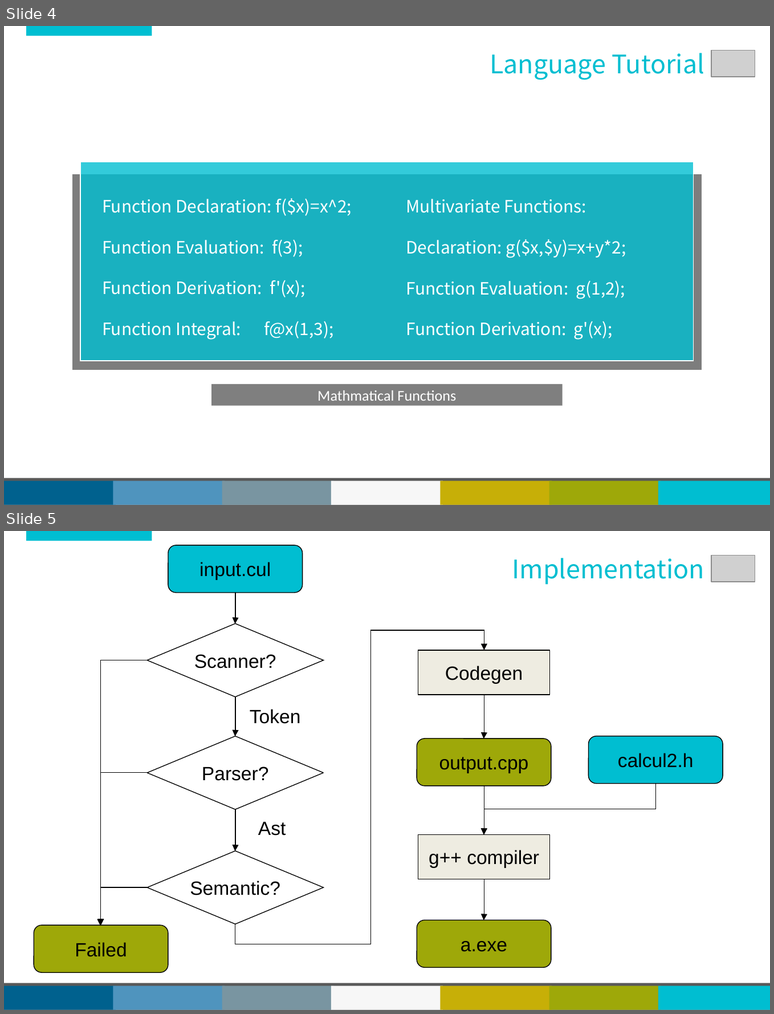
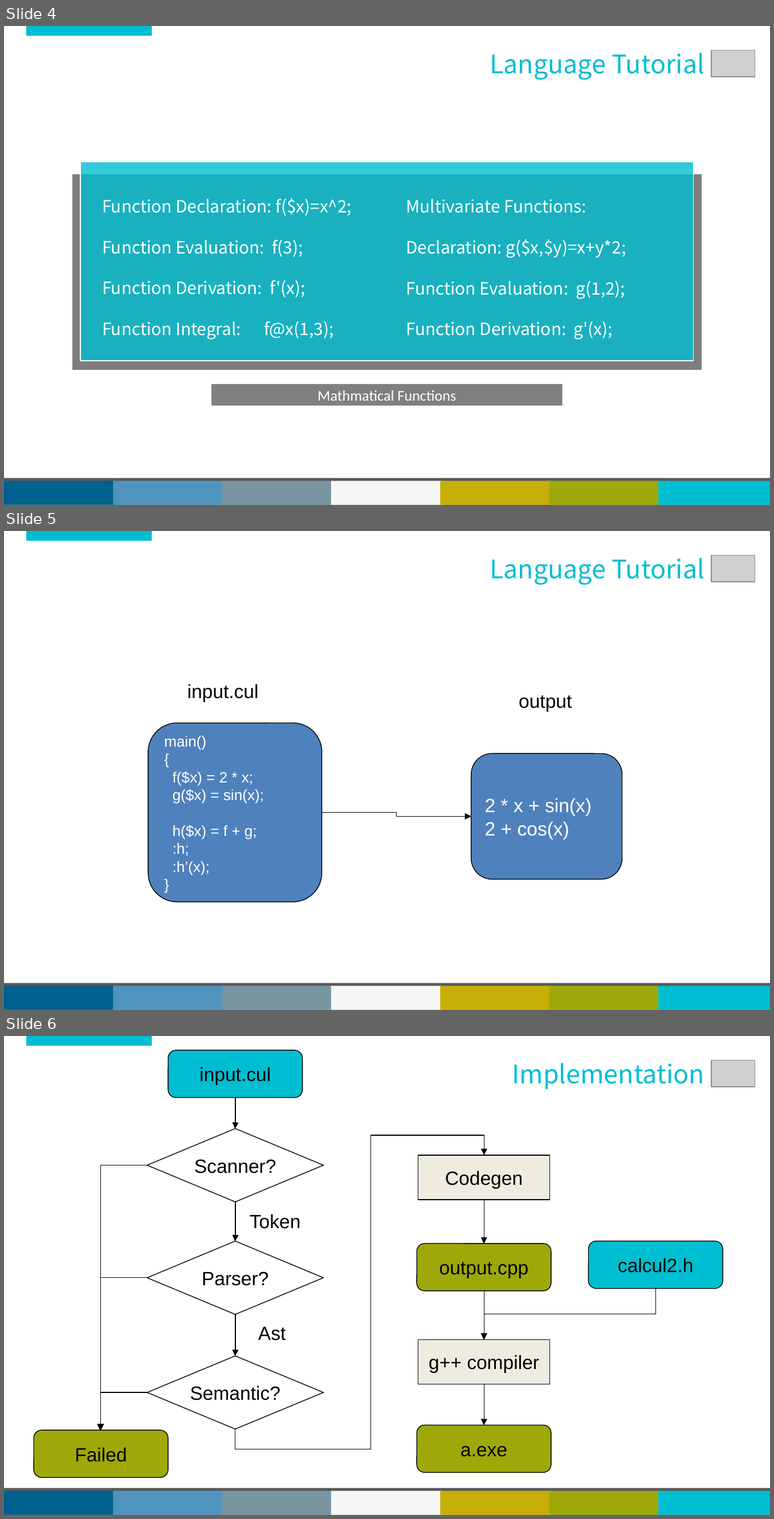
Before and after one commit to jandyhuang/Calcul2, a slide deck: Calcul^2.ppt. Shown one above the other, each under a label of ours: slides 4 and 5 before the commit, slides 4, 5 and 6 after it. The pictures are 774x1014 and 774x1519 pixels, drawn with LibreOffice and Linux fonts; fonts in the diff are those of the drawing; grey boxes stand for pictures. Boxes give left, top, right and bottom in pixels: in the first picture for what was removed or moved away, otherwise in the second. Text is boxed around its words. In the diff, an @@ line names an element or a change of style, - is before the commit and + after.

Commit message:
Updated the slides.

```diff
--- a/Calcul^2.ppt
+++ b/Calcul^2.ppt
@@ slide 5 added at bbox=[4, 531, 770, 1010], background #FFFFFF @@
@@ rectangle added at bbox=[26, 531, 152, 541], fill #00BED1 @@
@@ text added at bbox=[490, 558, 705, 585], 24 pt, text #00BED1 @@
+Language Tutorial
@@ picture added at bbox=[711, 556, 755, 582] @@
@@ text added at bbox=[188, 684, 259, 702], 18 pt, text #000000 @@
+input.cul
@@ text added at bbox=[519, 695, 572, 711], 18 pt, text #000000 @@
+output
@@ freeform shape added at bbox=[148, 723, 322, 903], fill #4F81BD, outline #000000 0.74 pt, 14 pt, text #FFFFFF @@
+main()
+{
+f($x) = 2 * x;
+g($x) = sin(x);
+h($x) = f + g;
+:h;
+:h’(x);
+}
@@ rounded rectangle added at bbox=[471, 753, 622, 879], fill #4F81BD, outline #000000 0.74 pt, 18 pt, text #FFFFFF @@
+2 * x + sin(x)
+2 + cos(x)
@@ elbow arrow added from (322, 812) to (471, 816), #000000 0.74 pt @@
@@ rectangle added at bbox=[4, 983, 770, 1010], fill #595959 @@
@@ rectangle added at bbox=[4, 986, 116, 1010], fill #00618E @@
@@ rectangle added at bbox=[113, 986, 225, 1010], fill #4F94BE @@
@@ rectangle added at bbox=[222, 986, 334, 1010], fill #7995A1 @@
@@ rectangle added at bbox=[331, 986, 443, 1010], fill #F7F7F7 @@
@@ rectangle added at bbox=[440, 986, 552, 1010], fill #C7AF07 @@
@@ rectangle added at bbox=[549, 986, 661, 1010], fill #9EA809 @@
@@ rectangle added at bbox=[658, 986, 770, 1010], fill #00BED1 @@
@@ what was slide 5 is now slide 6 @@
```
Also in this commit, not shown: 1 slide changed.
